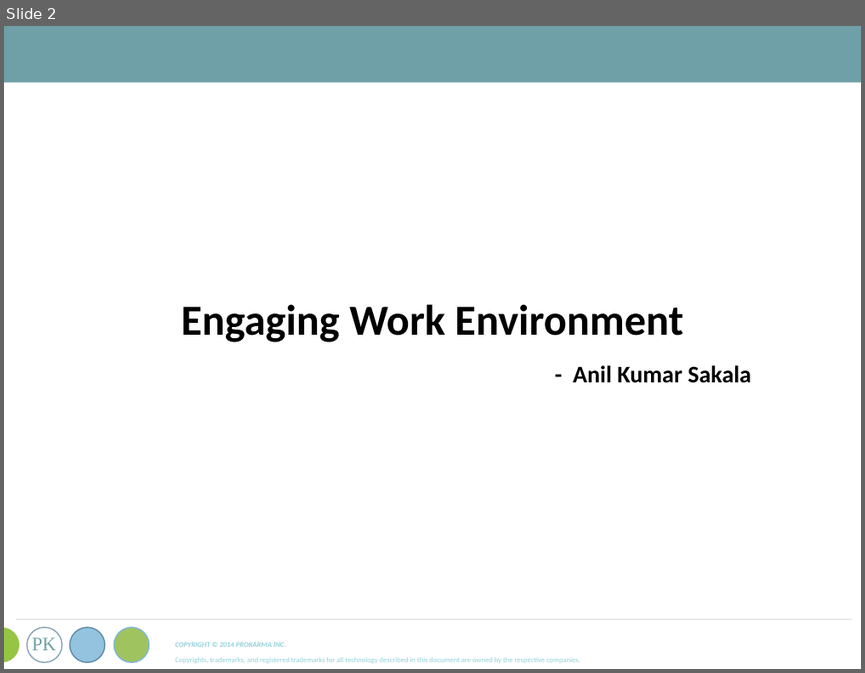
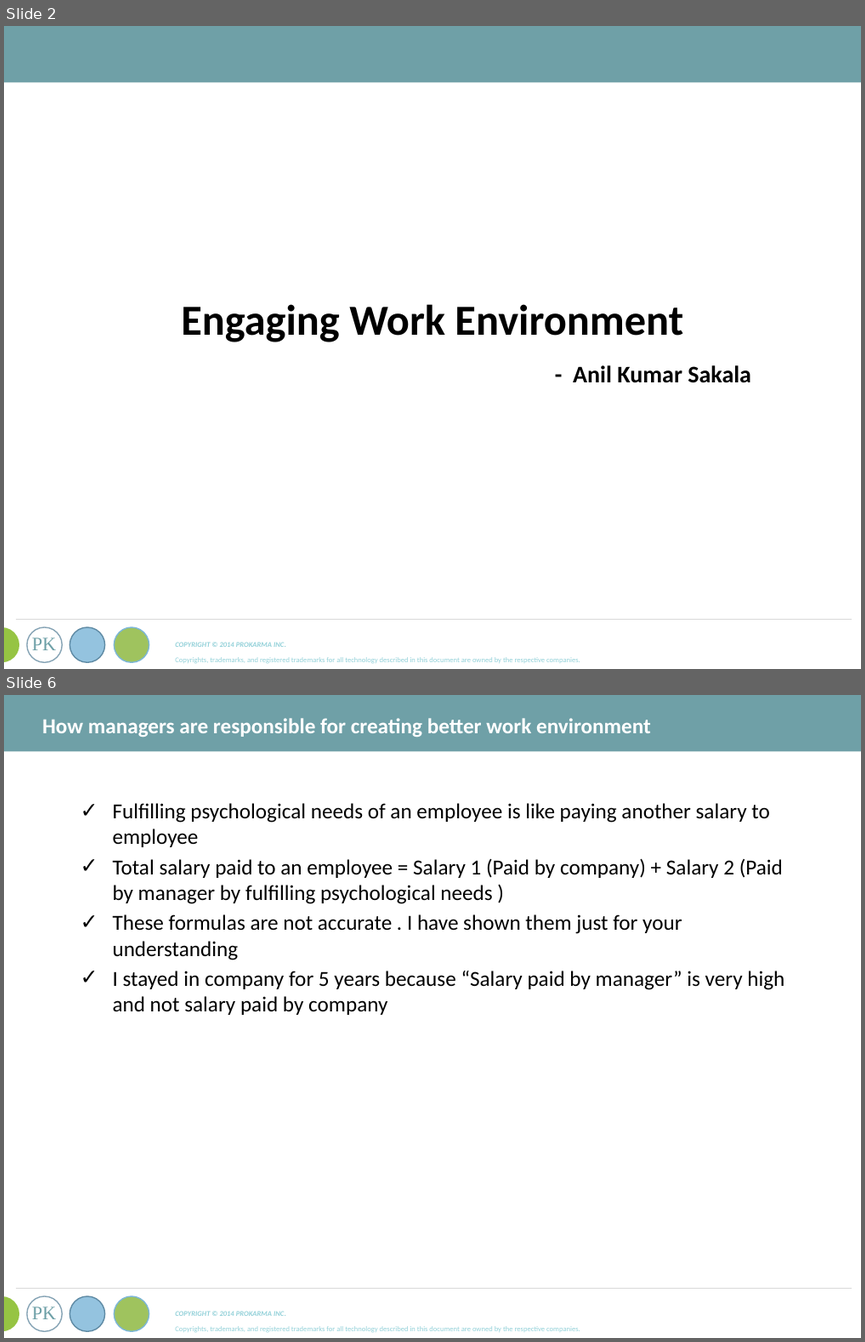
Before and after one commit to asakala/notes, a slide deck: Prokarma/ProKarma Ppt Template.pptx. Shown one above the other, each under a label of ours: slide 2 before the commit, slides 2 and 6 after it; the slides between them are not shown. The pictures are 865x673 and 865x1342 pixels, drawn with LibreOffice and Linux fonts; fonts in the diff are those of the drawing. Boxes give left, top, right and bottom in pixels: in the first picture for what was removed or moved away, otherwise in the second. Text is boxed around its words. In the diff, an @@ line names an element or a change of style, - is before the commit and + after.

```diff
--- a/Prokarma/ProKarma Ppt Template.pptx
+++ b/Prokarma/ProKarma Ppt Template.pptx
@@ slide 6 added at box(4, 695, 861, 1338), background #FFFFFF; not listed: 9 template elements that a slide beside it also shows @@
@@ text added at box(42, 718, 651, 737), 18 pt, text #FFFFFF, bold @@
+How managers are responsible for creating better work environment
@@ text added at box(113, 803, 784, 1015), 18 pt, text #000000 @@
+✓ Fulfilling psychological needs of an employee is like paying another salary to employee
+✓ Total salary paid to an employee = Salary 1 (Paid by company) + Salary 2 (Paid by manager by fulfilling psychological needs )
+✓ These formulas are not accurate . I have shown them just for your understanding
+✓ I stayed in company for 5 years because “Salary paid by manager” is very high and not salary paid by company
```
Also in this commit, not shown: 31 other slides added, 5 slides removed, 2 other files.
